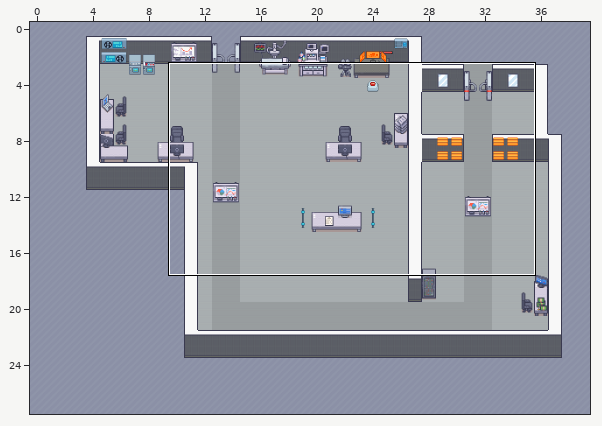
Level history. Tiled map (JSON): map.tmj. Above: a wide view before the commit, with the close-up outlined.
Close-up. Before the edit:
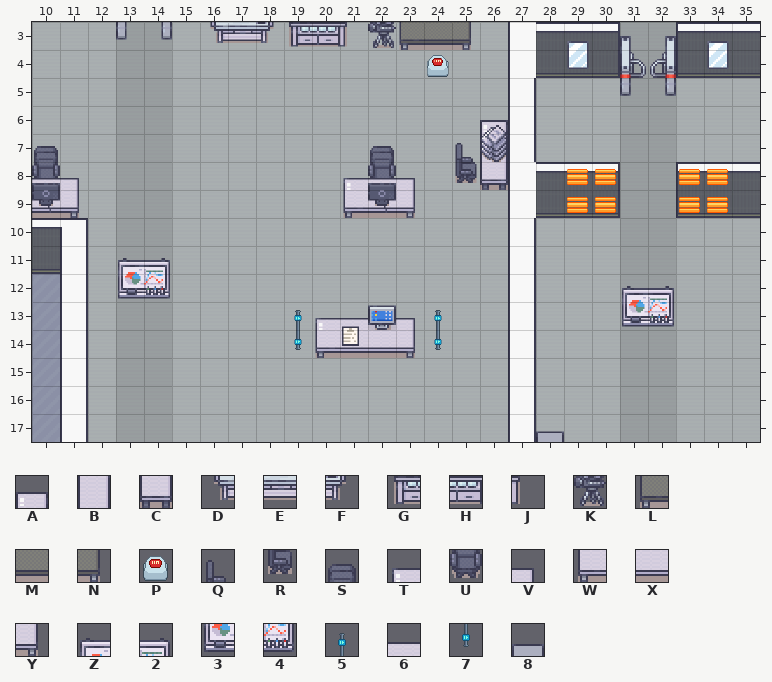
Cells are 32x32 px. Shown: x 10..35, y 3..17.
Key: from "Chunk 1": A 38, B 39, C 40, D 67, E 68, F 69, G 70, H 71, J 72, K 73 flipped left-right, L 74, M 75, N 76, P 77, Q 78, R 79, S 80, T 81, U 82, V 83, W 84, X 85, Y 86, Z 87, 2 88, 3 89, 4 90, 5 91 flipped on the other diagonal, 6 92, 7 93 flipped on the other diagonal, 8 94.
_ is an empty cell.
Layers that did not change in this view are not listed.
Layer "furniture/furniture1" before, first column x 10:
 3 ______DEFGHJKLMN__________
 4 ______________P___________
 5 __________________________
 6 ________________A_________
 7 S___________S__QB_________
 8 UV_________TUV_RC_________
 9 XY_________WXY____________
10 __________________________
11 ___Z2_____________________
12 ___34________________Z2___
13 _________5T66V5______34___
14 _________7WXXY7___________
15 __________________________
16 __________________________
17 __________________8_______
The result:
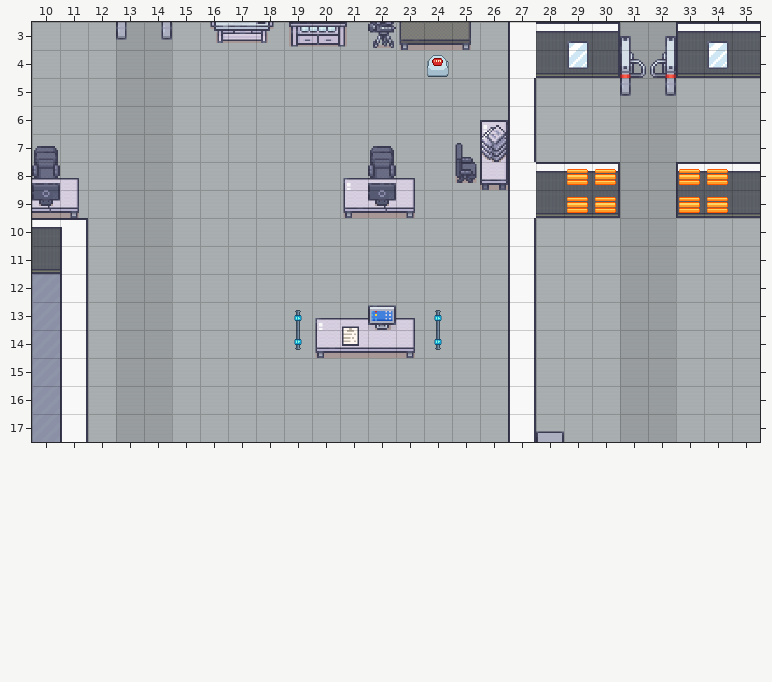
Log entry: Deploying to gh-pages from master @ 7a22630d86d0425a755c909ab42c614bbf12af0e 🚀
The exact change:
Changed rows in their new state; . is an unchanged cell.
Layer "furniture/furniture1":
first column x 13:
11 __..................
12 __................__
13 ..................__
Changed places in both close-ups, as pixel boxes (x1, y1, x2, y2):
removed: (118, 258, 170, 299)
removed: (622, 286, 674, 327)
